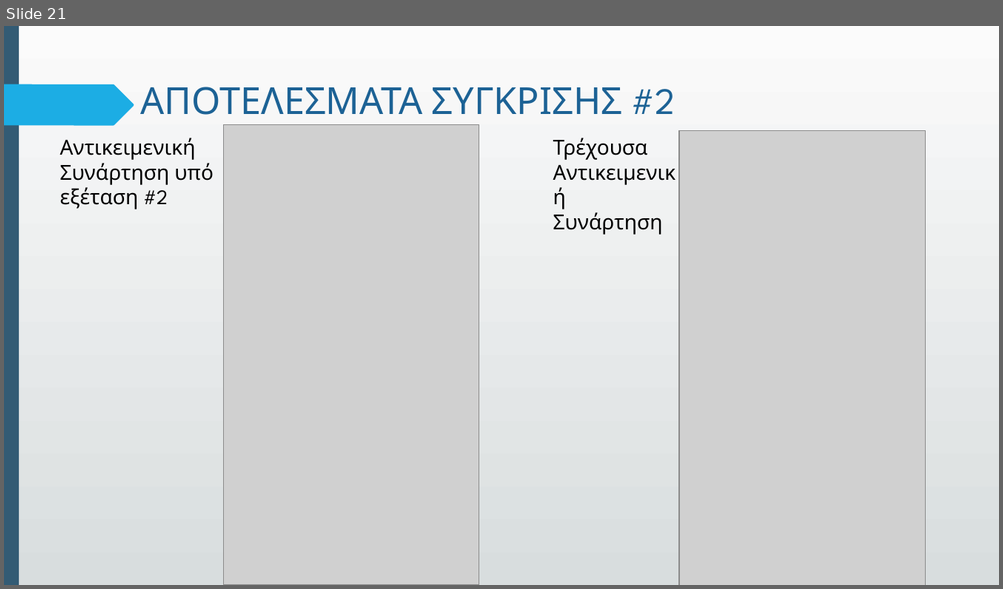
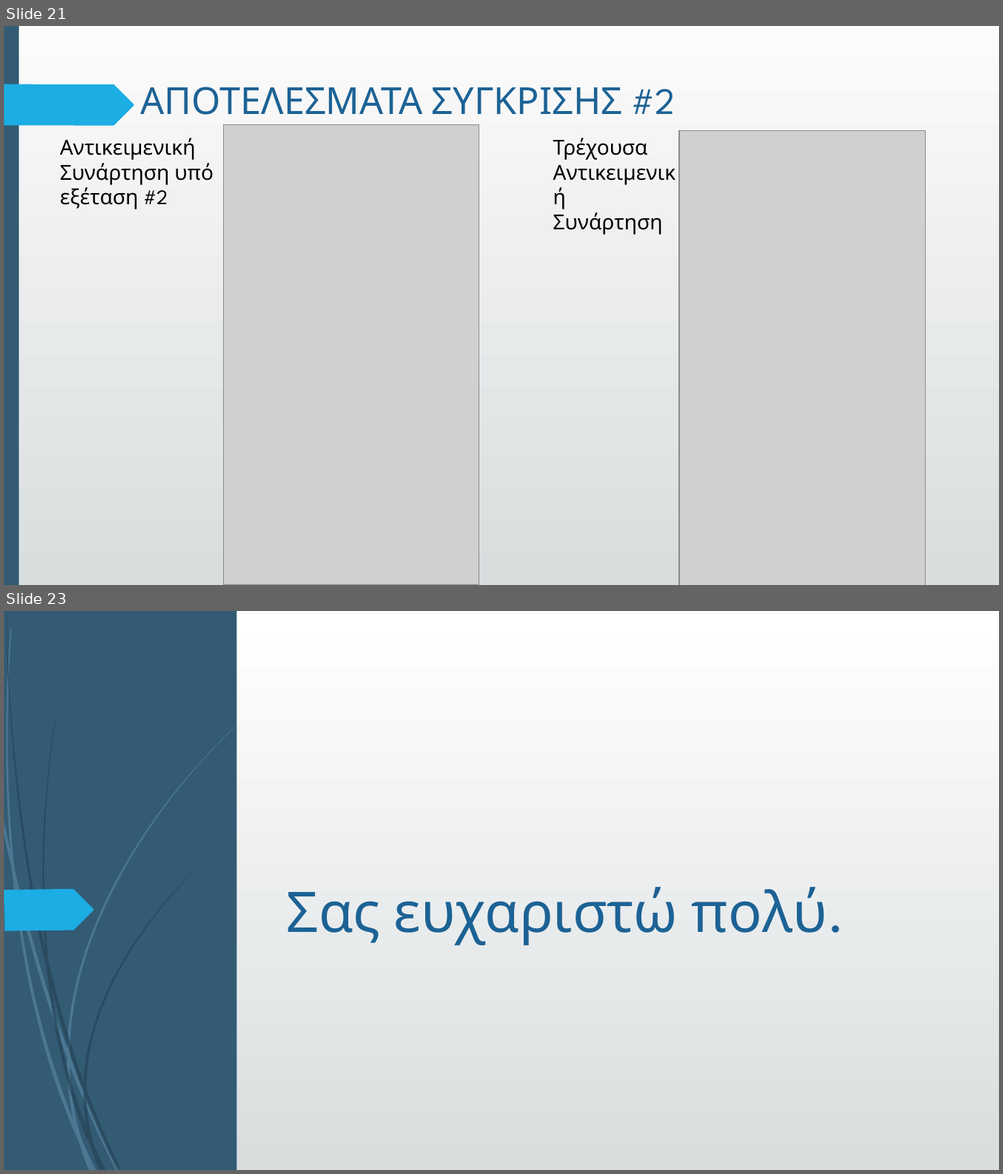
Before and after one commit to GeorgeTsialios/Sports-scheduling-for-amateur-leagues, a slide deck: Presentation.pptx. Shown one above the other, each under a label of ours: slide 21 before the commit, slides 21 and 23 after it; the slides between them are not shown. The pictures are 1003x589 and 1003x1174 pixels, drawn with LibreOffice and Linux fonts; fonts in the diff are those of the drawing; grey boxes stand for pictures. Boxes give left, top, right and bottom in pixels: in the first picture for what was removed or moved away, otherwise in the second. Text is boxed around its words. In the diff, an @@ line names an element or a change of style, - is before the commit and + after.

```diff
--- a/Presentation.pptx
+++ b/Presentation.pptx
@@ slide 23 added at bbox=[4, 611, 999, 1170], background gradient #FFFFFF to #D7DDE0; not listed: 11 template elements that a slide beside it also shows @@
@@ rectangle added at bbox=[4, 611, 19, 1170], fill #335B74 @@
@@ rectangle added at bbox=[4, 611, 999, 1170], fill gradient #FFFFFF to #D7DDE0 @@
@@ rectangle added at bbox=[4, 611, 237, 1170], fill #335B74 @@
@@ freeform shape added at bbox=[4, 889, 94, 931], fill #1CADE4 @@
@@ title added at bbox=[287, 887, 827, 945], 54 pt, text #1D6294 @@
+Σας ευχαριστώ πολύ.
@@ freeform shape added at bbox=[4, 964, 147, 1028], fill #1CADE4 @@
@@ group added at bbox=[4, 629, 237, 1170]: 12 freeform shapes @@
@@ group added at bbox=[6, 611, 198, 1170]: 12 freeform shapes @@
```
Also in this commit, not shown: 3 slides changed, 1 other slide added, 1 other file.
